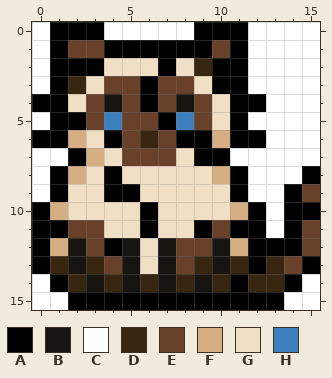
A pixel-art sprite gets an edit: neural_networks/images/img_1_noisy.png. The picture above was drawn from the file before the commit.
The file is 16x16 pixels. Colours within 5 levels of each other are drawn and written as one.
Palette (. is transparent): A #000000  B #171512  C #ffffff  D #392611  E #69412b  F #d5ae84  G #f1dfc5  H #3f80be
The same view after the edit:
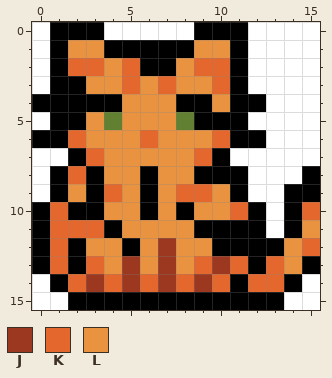
Colours new in this view: J #9b381f  K #e4682d  L #e99340
What changed:
{"colour":"H","old":"#3f80be","new":"#628031"}
{"y":1,"x":2,"old":"EE","new":"LL"}
{"y":1,"x":9,"old":"AE","new":"LL"}
{"y":2,"x":2,"old":"AAGGG","new":"KKLKA"}
{"y":2,"x":8,"old":"GDA","new":"LKK"}
{"y":3,"x":2,"old":"DGEEAEEGA","new":"ALLKLKLLK"}
{"y":4,"x":2,"old":"GEBEAEBEG","new":"AAALLLAAL"}
{"y":5,"x":3,"old":"E","new":"L"}
{"y":5,"x":5,"old":"EEA","new":"LLL"}
{"y":5,"x":9,"old":"EG","new":"AA"}
{"y":6,"x":2,"old":"FGAEDEAAF","new":"KLLLKLLLK"}
{"y":7,"x":3,"old":"FGEEEGA","new":"KLLLLLK"}
{"y":8,"x":2,"old":"FGAGGGGGF","new":"KALLALLAA"}
{"y":9,"x":2,"old":"GGAAGGGGG","new":"LAKLALKKL"}
{"y":9,"x":15,"old":"E","new":"A"}
{"y":10,"x":1,"old":"FGGGG","new":"KAALL"}
{"y":10,"x":7,"old":"GGGGF","new":"LALLK"}
{"y":10,"x":15,"old":"A","new":"K"}
{"y":11,"x":1,"old":"AEEGGAGG","new":"KKKALLLL"}
{"y":11,"x":10,"old":"E","new":"A"}
{"y":11,"x":15,"old":"E","new":"L"}
{"y":12,"x":1,"old":"FBEABGBEEBF","new":"KALLALJLLAA"}
{"y":12,"x":14,"old":"AE","new":"LK"}
{"y":13,"x":1,"old":"DBDEBGBEDBD","new":"KAKLJLJLKJK"}
{"y":13,"x":13,"old":"DE","new":"KL"}
{"y":14,"x":2,"old":"DBDBDBDBD","new":"KJKJKJKJK"}
{"y":14,"x":12,"old":"DD","new":"KK"}
{"label":"changed","picture_box":[50,40,320,292]}
